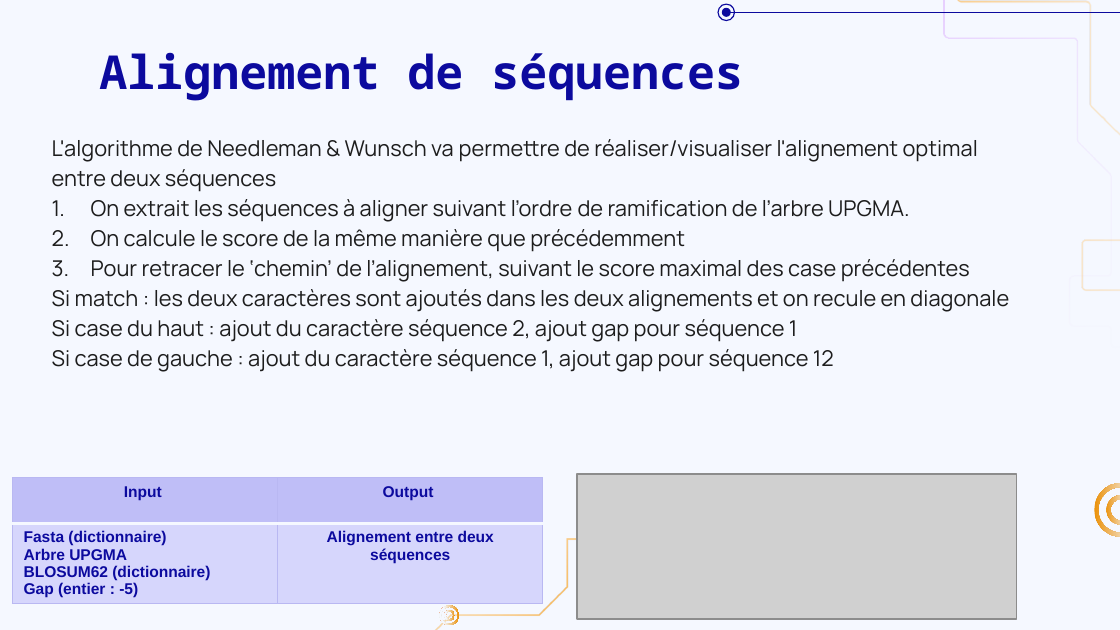
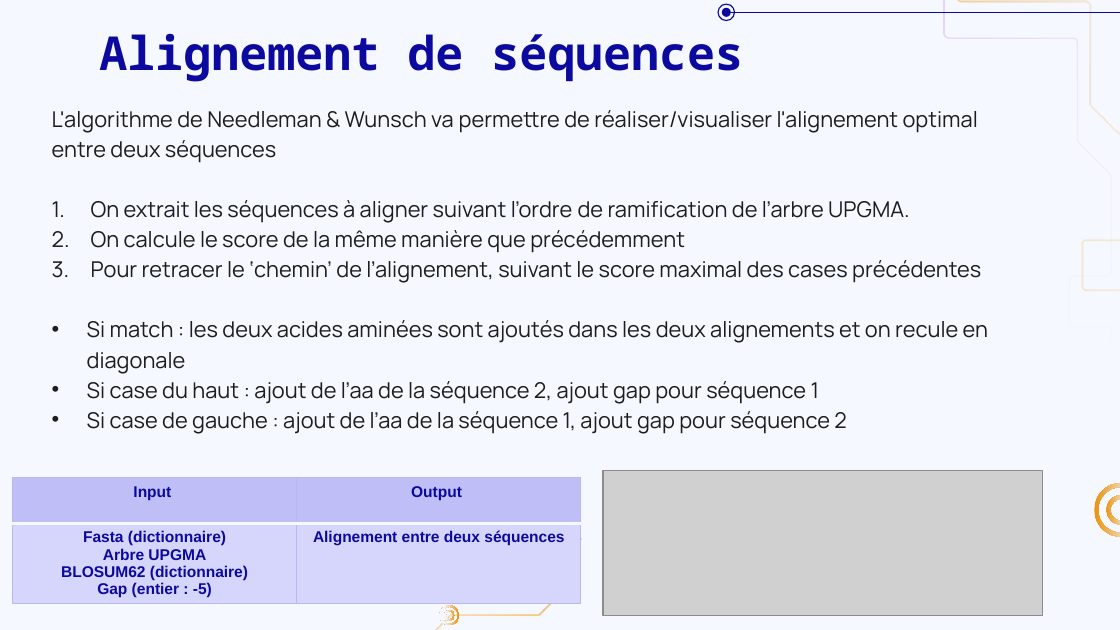
Before and after one commit to InLe074/LEBIB_Ines_Projet_Clustal_M2BI, a slide deck: slide 12 of Presentation_Projet_Clustal.pptx. Drawn at 1120x630 pixels with LibreOffice and Linux fonts; fonts in the diff are those of the drawing; grey boxes stand for pictures; background and template pictures are left out. Boxes give left, top, right and bottom in pixels: in the first picture for what was removed or moved away, otherwise in the second. Text is boxed around its words. In the diff, an @@ line names an element or a change of style, - is before the commit and + after.

```diff
--- a/Presentation_Projet_Clustal.pptx
+++ b/Presentation_Projet_Clustal.pptx
@@ title "Alignement de séquences": place and size @@
-title "Alignement de séquences" at (99,52,743,101)
+title "Alignement de séquences" at (99,33,743,82)
@@ subtitle "L'algorithme de Needleman & Wunsch ...": place and size @@
-subtitle "L'algorithme de Needleman & Wunsch ..." at (52,139,1009,372)
+subtitle "L'algorithme de Needleman & Wunsch ..." at (52,110,988,434)
@@ subtitle at (87,260,988,434): text changed @@
-3. Pour retracer le ‘chemin’ de l’alignement, suivant le score maximal des case précédentes
-Si match : les deux caractères sont ajoutés dans les deux alignements et on recule en diagonale
-Si case du haut : ajout du caractère séquence 2, ajout gap pour séquence 1
-Si case de gauche : ajout du caractère séquence 1, ajout gap pour séquence 12
+3. Pour retracer le ‘chemin’ de l’alignement, suivant le score maximal des cases précédentes
+• Si match : les deux acides aminées sont ajoutés dans les deux alignements et on recule en diagonale
+• Si case du haut : ajout de l’aa de la séquence 2, ajout gap pour séquence 1
+• Si case de gauche : ajout de l’aa de la séquence 1, ajout gap pour séquence 2
@@ table at (12,478,581,609) @@
@@ alignment left to centre @@
@@ table: place and size @@
-table at (12,478,543,609)
+table at (12,478,581,609)
@@ picture: place and size @@
-picture at (577,474,1017,619)
+picture at (603,470,1043,616)
```
Also in this commit, not shown: 9 other slides changed.
